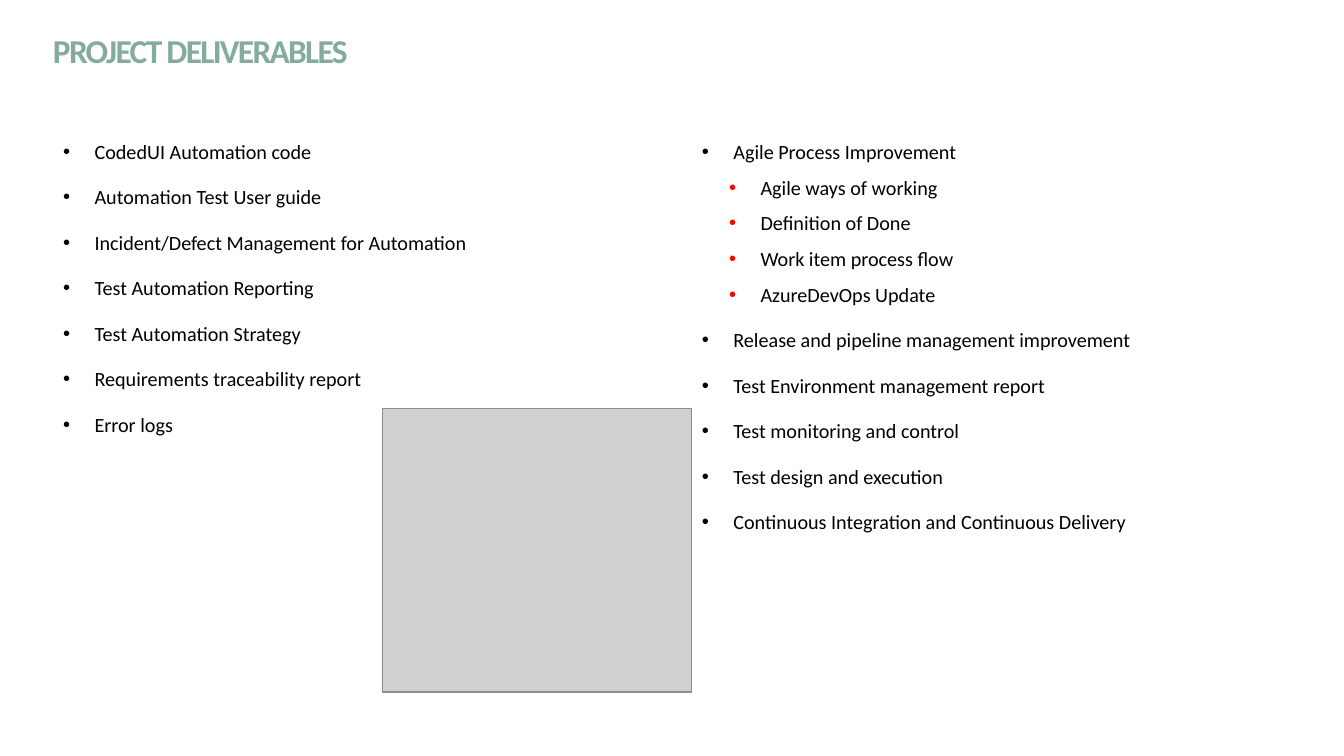
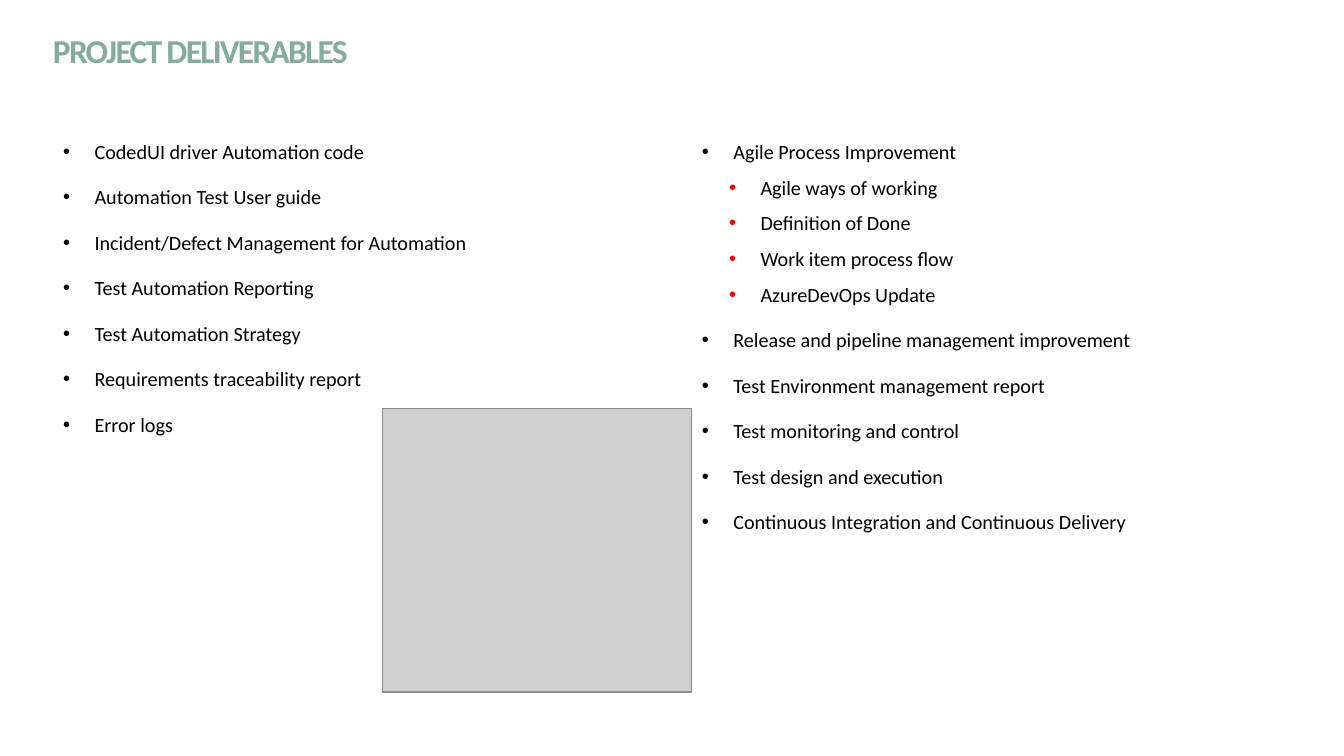
Before and after one commit to seyous/SAMQinetic, a slide deck: slide 13 of Documents/Proposed Automation Testing Methodology.pptx. Drawn at 1344x756 pixels with LibreOffice and Linux fonts; fonts in the diff are those of the drawing; grey boxes stand for pictures. Boxes give left, top, right and bottom in pixels: in the first picture for what was removed or moved away, otherwise in the second. Text is boxed around its words. In the diff, an @@ line names an element or a change of style, - is before the commit and + after.

```diff
--- a/Documents/Proposed Automation Testing Methodology.pptx
+++ b/Documents/Proposed Automation Testing Methodology.pptx
@@ text at [95,145,364,159]: text changed @@
-• CodedUI Automation code
+• CodedUI driver Automation code
```
Also in this commit, not shown: 2 other slides changed, 33 other files.
